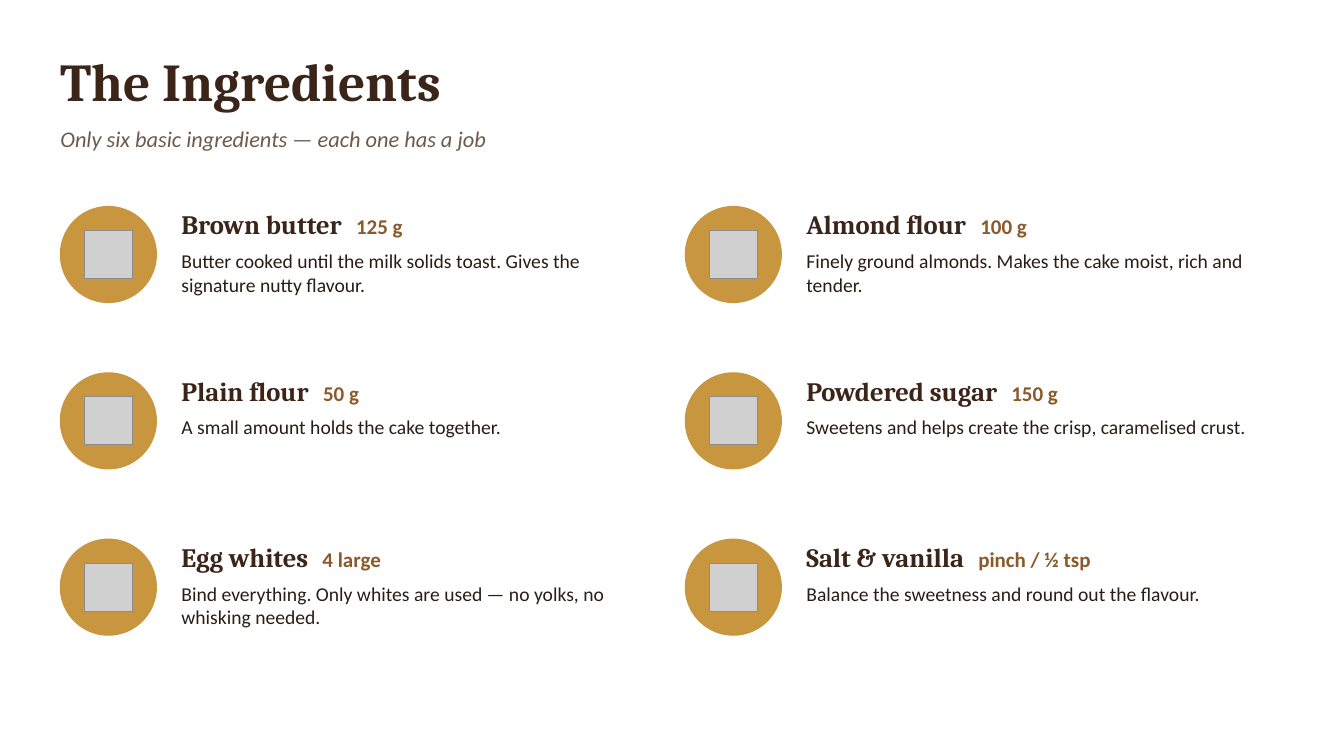
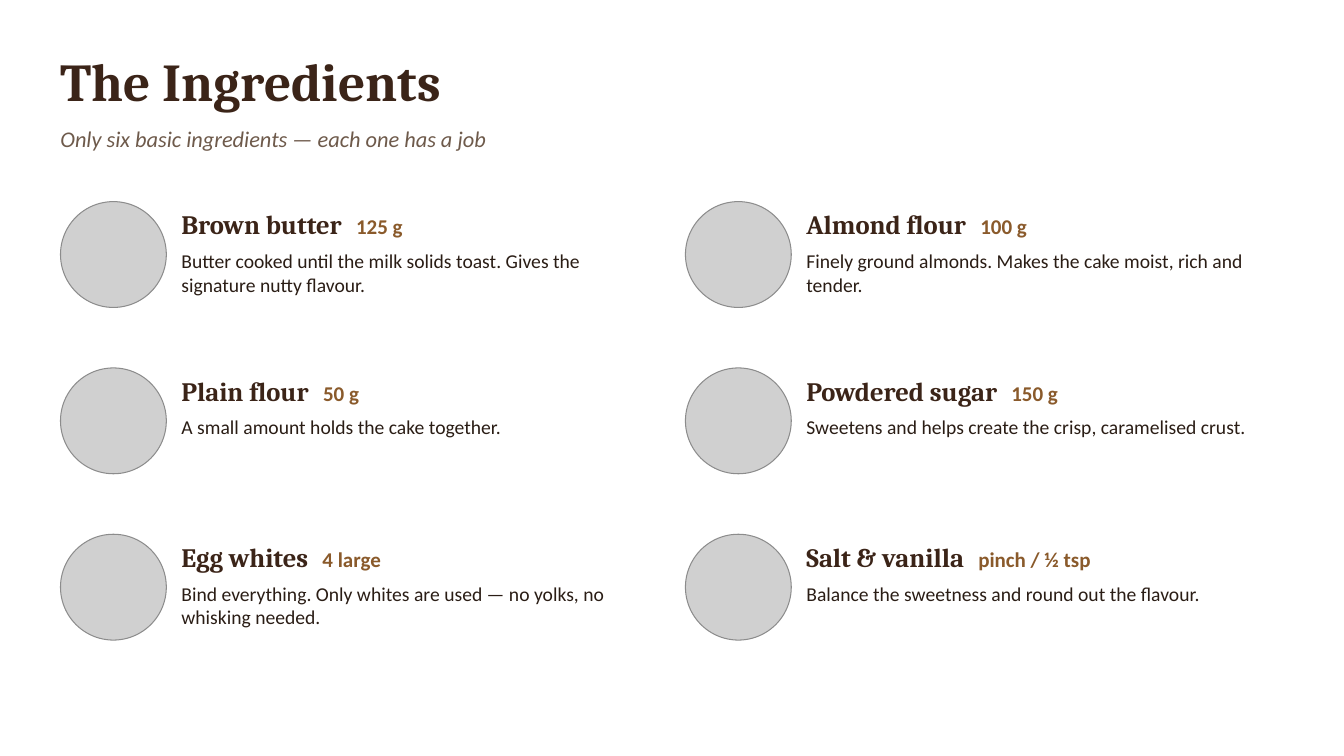
Before and after one commit to zman300z/BOYNT-WORK, a slide deck: slide 6 of presentations/Petits_Financiers.pptx (slide 5 before the commit). Drawn at 1344x756 pixels with LibreOffice and Linux fonts; fonts in the diff are those of the drawing; grey boxes stand for pictures. Boxes give left, top, right and bottom in pixels: in the first picture for what was removed or moved away, otherwise in the second. Text is boxed around its words. In the diff, an @@ line names an element or a change of style, - is before the commit and + after.

```diff
--- a/presentations/Petits_Financiers.pptx
+++ b/presentations/Petits_Financiers.pptx
@@ ellipse removed at box(60, 207, 156, 302) @@
@@ picture added at box(60, 202, 166, 308) @@
@@ ellipse removed at box(686, 207, 781, 302) @@
@@ picture added at box(686, 202, 791, 308) @@
@@ picture removed at box(85, 231, 132, 278) @@
@@ picture removed at box(710, 231, 757, 278) @@
@@ ellipse removed at box(60, 373, 156, 469) @@
@@ picture added at box(60, 368, 166, 474) @@
@@ ellipse removed at box(686, 373, 781, 469) @@
@@ picture added at box(686, 368, 791, 474) @@
@@ picture removed at box(85, 397, 132, 445) @@
@@ picture removed at box(710, 397, 757, 445) @@
@@ ellipse removed at box(60, 539, 156, 635) @@
@@ picture added at box(60, 534, 166, 640) @@
@@ ellipse removed at box(686, 539, 781, 635) @@
@@ picture added at box(686, 534, 791, 640) @@
@@ picture removed at box(85, 564, 132, 611) @@
@@ picture removed at box(710, 564, 757, 611) @@
```
Also in this commit, not shown: 4 other slides changed, 1 slide added, 1 other file.
